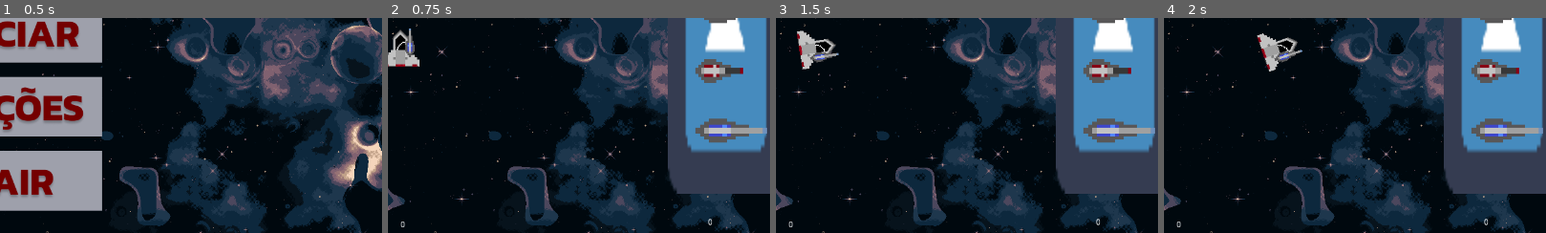
Above: before the commit, frames 1-4 (left to right).
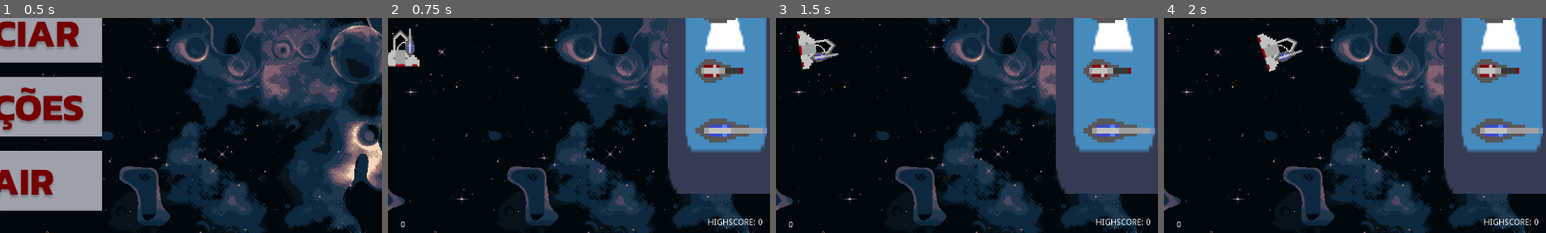
Above: after the commit, the same moments.

Repository: Pinais/TopDownShooter
Game: Godot game, scene res://MenuInicial.tscn
Same seed, same stepped clock (60 frames per second), same inputs: the game is played once before the commit and once after it. The engine's default icon, where the game draws it, is replaced by a stand-in: a white triangle on a blue panel in a dark square.
Inputs (mouse positions are % of the whole screen's width and height, from its top left):
- Up to frame 1 (0.5 s): no input
- Up to frame 2 (0.75 s): click (50, 47) at 0.5 s
- Up to frame 3 (1.5 s): tap Enter at 1.25 s; move the mouse to (72, 45) at 1.27 s; hold D (direita) from 1.28 s (still down); hold F (interagir) from 1.28 s (still down)
- Up to frame 4 (2 s): keep holding D (direita); keep holding F (interagir)
The pictures show only the part of the screen within x 48-98%, y 43-93%; the shares and areas given below are measured in that part.

Frame 1 is identical in both runs. In frame 2, 0.2% of the frame differs, in the area x 83-98%, y 93-97%; in frame 3, 0.2%; in frame 4, 0.2%.
Error before the commit: Invalid get index 'maior_pontuacao' (on base: 'Nil'). (res://Codigo/Main.gd:116)

Commit message:
Modularizando a função de trocar os itens do shop
A função de troca de itens estava com algumas responsabilidades que claramente não eram dela.
Inclusive esse pedaço de código para instanciar objetos em uma posição está sendo repetido em vários locais.

Diff:
--- a/Codigo/Codigo/GerenteOpcoes.gd
+++ b/Codigo/Codigo/GerenteOpcoes.gd
@@ -4,7 +4,7 @@
 func carregar_dicionario_opcoes():
 	print("enviando dictionary")
 	var arquivo = File.new()
-	if arquivo.file_exists("user://config.cfg"):
+	if arquivo.file_exists("user://config.cfg") and arquivo.get_len() != 0:
 		arquivo.open("user://config.cfg", File.READ)
 		dicionario_opcoes = parse_json(arquivo.get_line())
 		arquivo.close()
--- a/Codigo/Codigo/Main.gd
+++ b/Codigo/Codigo/Main.gd
@@ -111,9 +111,10 @@
 func _carregar():
 	var arquivo = File.new()
 	arquivo.open("user://savegame.save", File.READ)
-	var dicionario_arquivo_carregado = parse_json(arquivo.get_line())
+	var _dicionario_arquivo_carregado = parse_json(arquivo.get_line())
 	arquivo.close()
-	hud_jogador.atualizar_valor_etiqueta_maior_pontuacao(dicionario_arquivo_carregado["maior_pontuacao"])
+	hud_jogador.atualizar_valor_etiqueta_maior_pontuacao(0)
+	#hud_jogador.atualizar_valor_etiqueta_maior_pontuacao(dicionario_arquivo_carregado["maior_pontuacao"])
 
 
 func _unhandled_input(event):
--- a/Codigo/Codigo/Projetil.gd
+++ b/Codigo/Codigo/Projetil.gd
@@ -16,6 +16,7 @@
 
 func _ready():
 	pass
+
 
 func _process(delta):
 	global_position += movimento * velocidade * delta
--- a/Codigo/Codigo/Shop.gd
+++ b/Codigo/Codigo/Shop.gd
@@ -30,12 +30,16 @@
 			gerente_itens.remove_child(lista_itens[i])
 
 		var item_escolhido = lista_possiveis_itens[int(rand_range(0, len(lista_possiveis_itens)))]
+		lista_itens[i] = instanciar_posicao(item_escolhido, gerente_itens, lista_posicao_item[i], Vector2(5,5))
+		i += 1
 
-		lista_itens[i] = item_escolhido.instance()
-		gerente_itens.add_child(lista_itens[i])
-		lista_itens[i].position = lista_posicao_item[i]
-		lista_itens[i].scale = Vector2(5,5)
-		i += 1
+
+func instanciar_posicao(objeto, pai, posicao : Vector2 = Vector2(0,0), escala : Vector2 = Vector2(1,1)):
+	var receptaculo = objeto.instance()
+	pai.add_child(receptaculo)
+	receptaculo.position = posicao
+	receptaculo.scale = escala
+	return receptaculo
 
 
 func _unhandled_input(event):
--- a/Codigo/project.godot
+++ b/Codigo/project.godot
@@ -20,9 +20,11 @@
 
 [application]
 
-config/name="1Jogo"
+config/name="GravityGuardian"
 run/main_scene="res://MenuInicial.tscn"
-config/icon="res://Componentes/icon.png"
+boot_splash/image="res://Componentes/SpaceBackground.png"
+boot_splash/bg_color=Color( 0.141176, 0.141176, 0.141176, 1 )
+config/icon="res://Componentes/QRCode.png"
 
 [debug]
 
